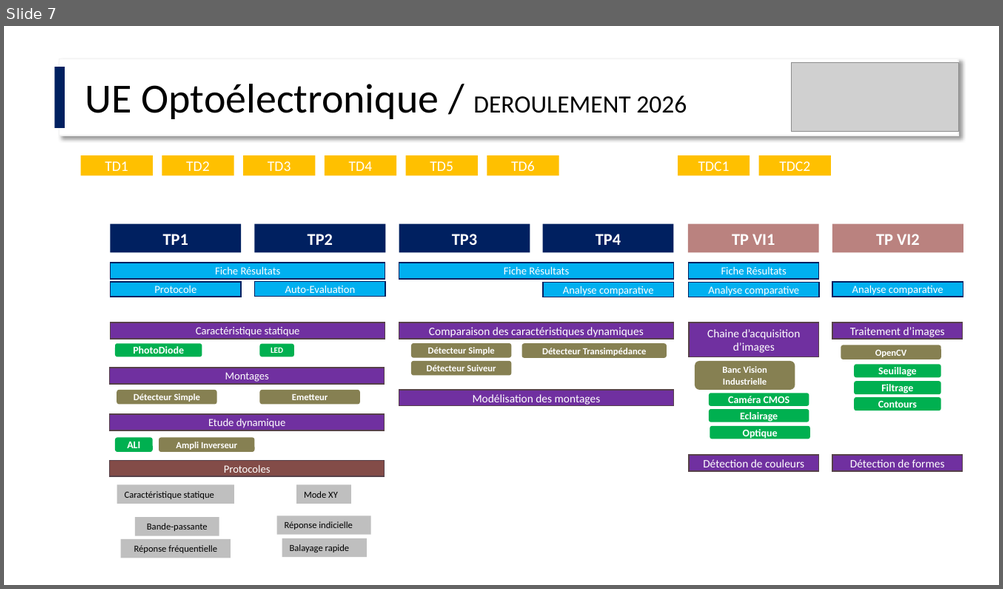
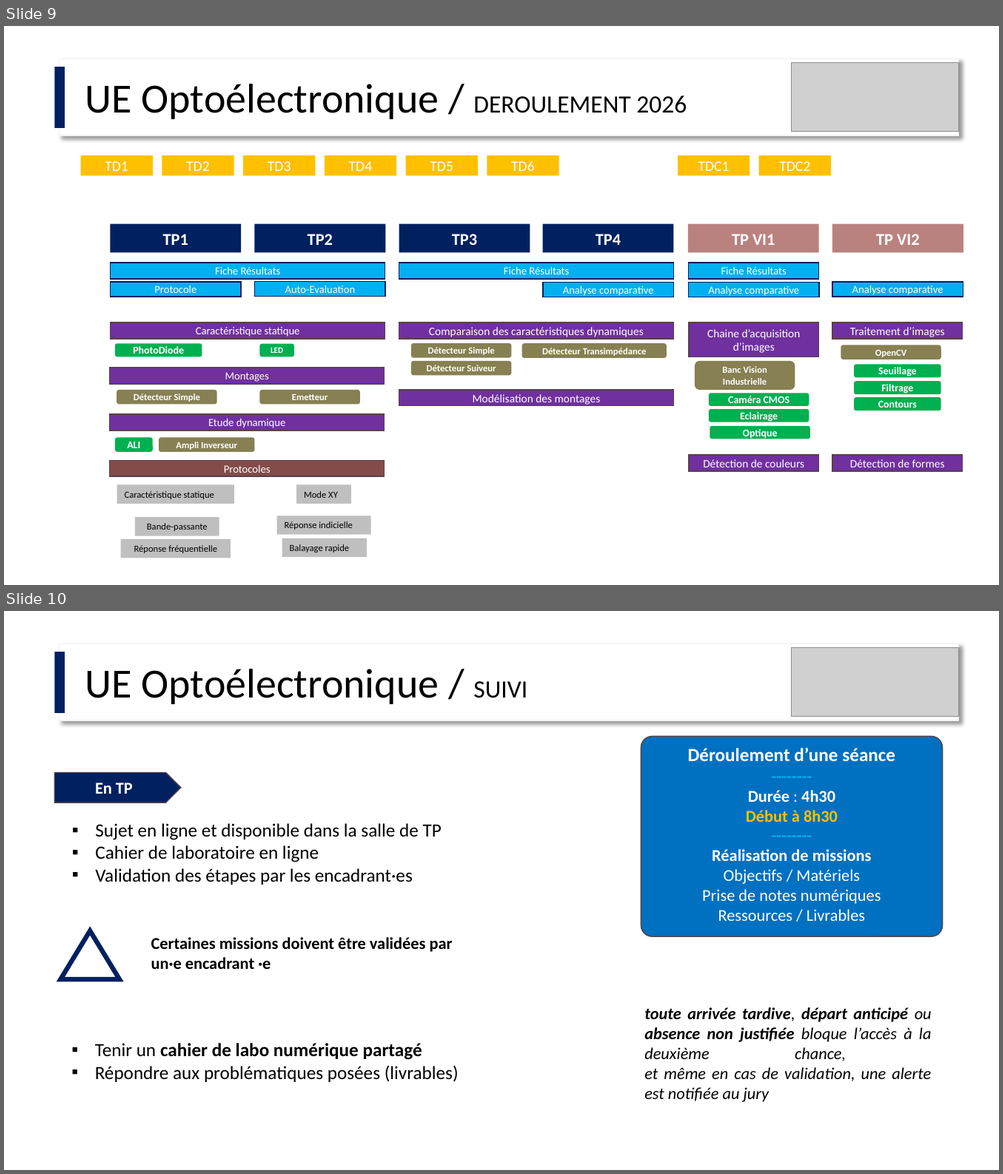
Before and after one commit to IOGS-Digital-Methods/semester-5, a slide deck: OptoElectronique/Cours/S5_Optoelectronique_2026_lite.pptx. Shown one above the other, each under a label of ours: slide 7 before the commit, slides 9 and 10 after it. The pictures are 1003x589 and 1003x1174 pixels, drawn with LibreOffice and Linux fonts; fonts in the diff are those of the drawing; grey boxes stand for pictures. Boxes give left, top, right and bottom in pixels: in the first picture for what was removed or moved away, otherwise in the second. Text is boxed around its words. In the diff, an @@ line names an element or a change of style, - is before the commit and + after.

```diff
--- a/OptoElectronique/Cours/S5_Optoelectronique_2026_lite.pptx
+++ b/OptoElectronique/Cours/S5_Optoelectronique_2026_lite.pptx
@@ slide 10 added at (4, 611, 999, 1170), background #FFFFFF @@
@@ rectangle added at (55, 652, 65, 713), fill #002060 @@
@@ rectangle added at (60, 644, 959, 721), fill #FFFFFF, outline #F2F2F2 1 pt @@
@@ picture added at (791, 648, 959, 717) @@
@@ text added at (85, 669, 527, 704), 40 pt, text #000000 @@
+UE Optoélectronique / SUIVI
@@ rounded rectangle added at (641, 736, 942, 937), fill #0070C0, outline #574249 1 pt, 16 pt, text #FFFFFF, bold @@
+Déroulement d’une séance
+--------
+Durée : 4h30
+Début à 8h30
+--------
+Réalisation de missions
+Objectifs / Matériels
+Prise de notes numériques
+Ressources / Livrables
@@ pentagon arrow added at (55, 773, 181, 803), fill #002060, outline #574249 1 pt, 16 pt, text #FFFFFF, bold @@
+En TP
@@ text added at (95, 823, 441, 885), 18 pt, text #000000 @@
+▪ Sujet en ligne et disponible dans la salle de TP
+▪ Cahier de laboratoire en ligne
+▪ Validation des étapes par les encadrant·es
@@ flow chart extract added at (61, 931, 119, 980), outline #002060 4.5 pt @@
@@ text added at (151, 937, 452, 969), 16 pt, text #000000, bold @@
+Certaines missions doivent être validées par un·e encadrant ·e
@@ text added at (644, 1008, 931, 1102), 16 pt, text #000000, italic @@
+toute arrivée tardive, départ anticipé ou absence non justifiée bloque l’accès à la deuxième chance,
+et même en cas de validation, une alerte est notifiée au jury
@@ text added at (95, 1043, 458, 1082), 18 pt, text #000000 @@
+▪ Tenir un cahier de labo numérique partagé
+▪ Répondre aux problématiques posées (livrables)
@@ what was slide 7 is now slide 9 @@
```
Also in this commit, not shown: 2 slides changed, 3 other slides added, 2 other files.
